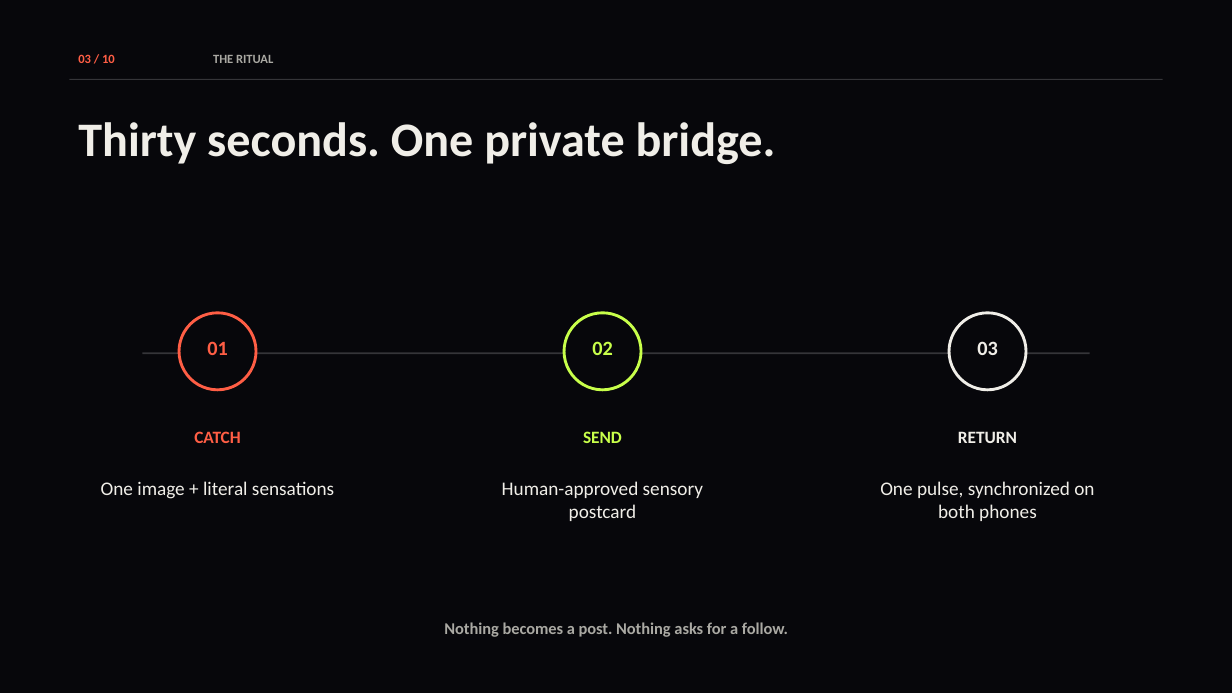
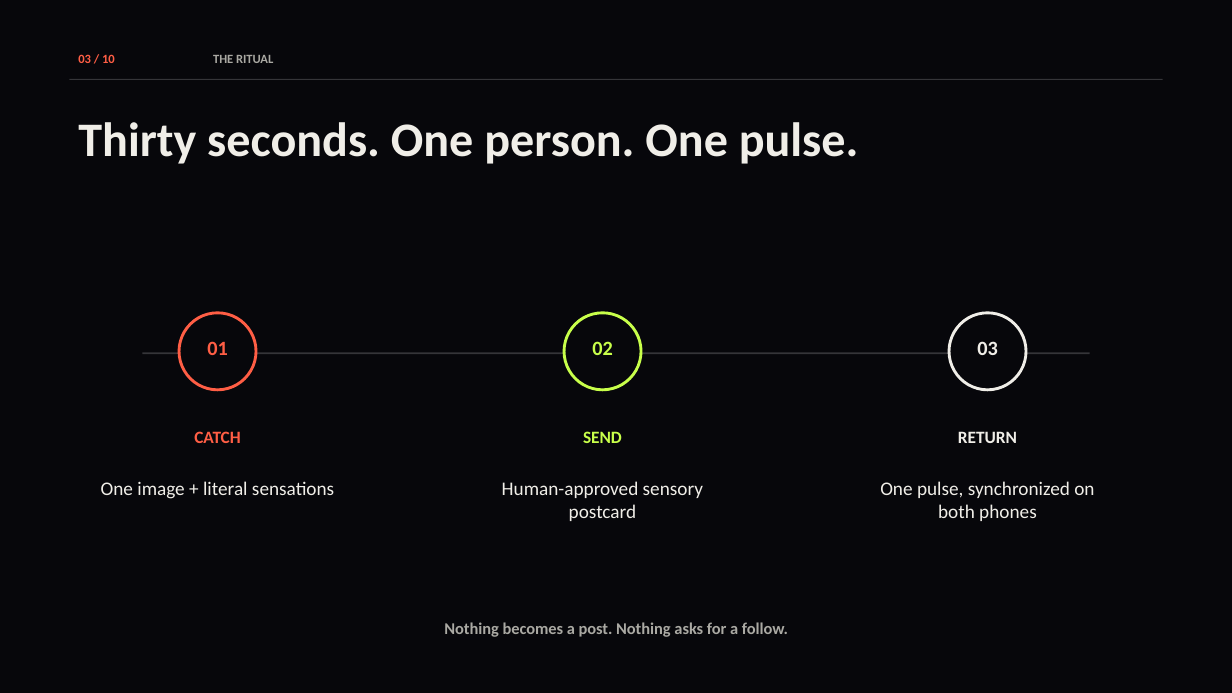
Before and after one commit to vnmoorthy/same-sky, a slide deck: slide 3 of docs/Same-Sky-Hackathon-Deck.pptx. Drawn at 1232x693 pixels with LibreOffice and Linux fonts; fonts in the diff are those of the drawing. Boxes give left, top, right and bottom in pixels: in the first picture for what was removed or moved away, otherwise in the second. Text is boxed around its words. In the diff, an @@ line names an element or a change of style, - is before the commit and + after.

```diff
--- a/docs/Same-Sky-Hackathon-Deck.pptx
+++ b/docs/Same-Sky-Hackathon-Deck.pptx
@@ text at box(78, 122, 859, 164): text changed @@
-Thirty seconds. One private bridge.
+Thirty seconds. One person. One pulse.
```
Also in this commit, not shown: 2 other slides changed, 6 other files.
